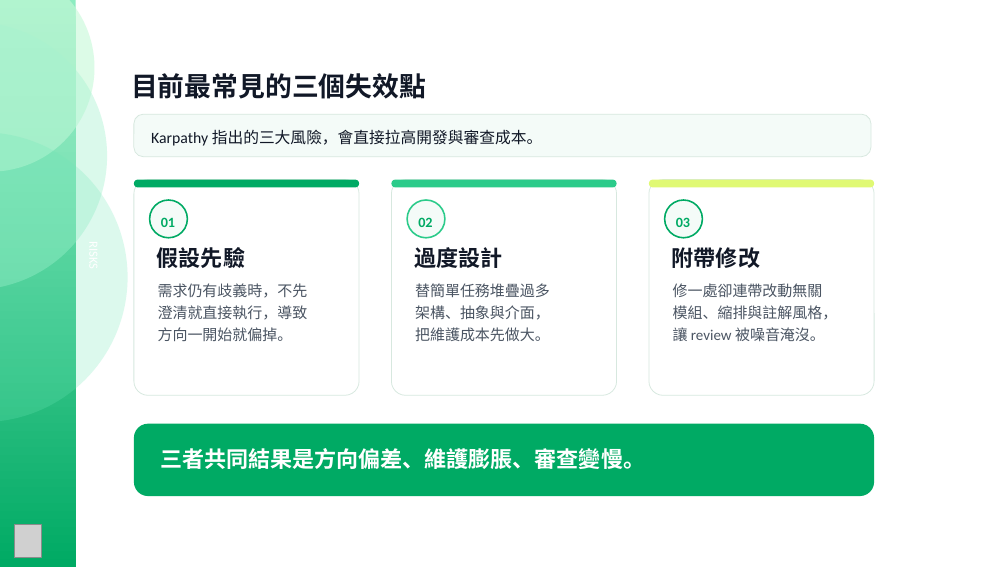
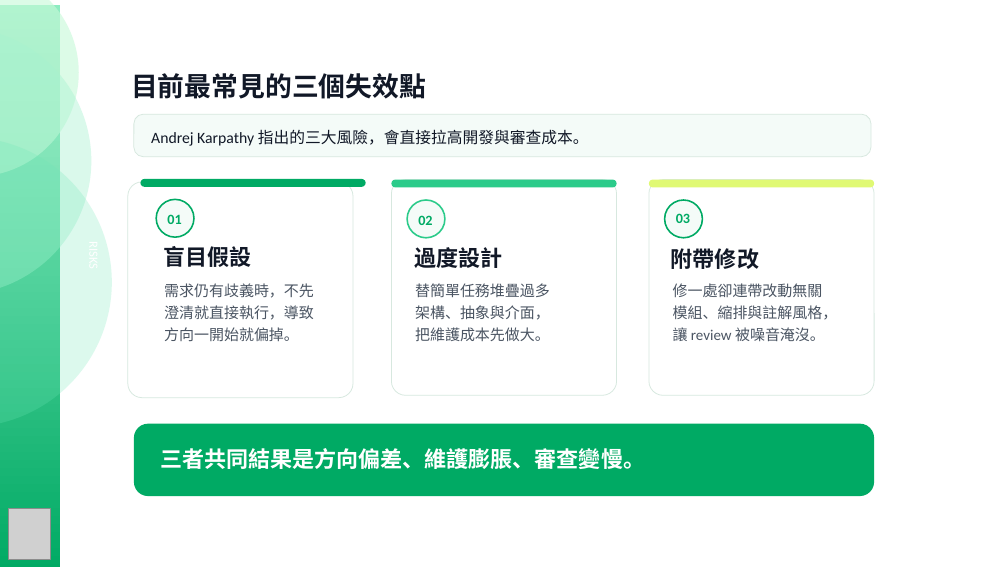
Before and after one commit to rondolu/ppt-master, a slide deck: slide 3 of projects/ai_devtools_governance_ppt169_20260528/exports/ai_devtools_governance_20260528_103716.pptx. Drawn at 1008x567 pixels with LibreOffice and Linux fonts; fonts in the diff are those of the drawing; grey boxes stand for pictures. Boxes give left, top, right and bottom in pixels: in the first picture for what was removed or moved away, otherwise in the second. Text is boxed around its words. In the diff, an @@ line names an element or a change of style, - is before the commit and + after.

```diff
--- a/projects/ai_devtools_governance_ppt169_20260528/exports/ai_devtools_governance_20260528_103716.pptx
+++ b/projects/ai_devtools_governance_ppt169_20260528/exports/ai_devtools_governance_20260528_103716.pptx
@@ 3 ellipses, 1 rectangle: place and size @@
-3 ellipses, 1 rectangle at box(0, 0, 127, 567)
+3 ellipses, 1 rectangle at box(0, 0, 112, 567)
@@ text at box(151, 129, 589, 146): text changed @@
-Karpathy 指出的三大風險，會直接拉高開發與審查成本。
+Andrej Karpathy 指出的三大風險，會直接拉高開發與審查成本。
@@ rounded rectangle: place and size @@
-rounded rectangle at box(134, 180, 359, 395)
+rounded rectangle at box(128, 182, 353, 398)
@@ 3 texts, 1 rounded rectangle, 1 ellipse: place and size @@
-3 texts, 1 rounded rectangle, 1 ellipse at box(134, 180, 359, 341)
+3 texts, 1 rounded rectangle, 1 ellipse at box(141, 179, 366, 341)
@@ text "03": place and size @@
-text "03" at box(676, 217, 690, 227)
+text "03" at box(676, 213, 690, 223)
@@ text "01": place and size @@
-text "01" at box(161, 217, 175, 227)
+text "01" at box(167, 214, 181, 224)
@@ text at box(163, 246, 251, 267): text changed @@
-假設先驗
+盲目假設
@@ picture: place and size @@
-picture at box(14, 525, 41, 558)
+picture at box(9, 508, 51, 560)
```
Also in this commit, not shown: 6 other slides changed, 4 slides added.
